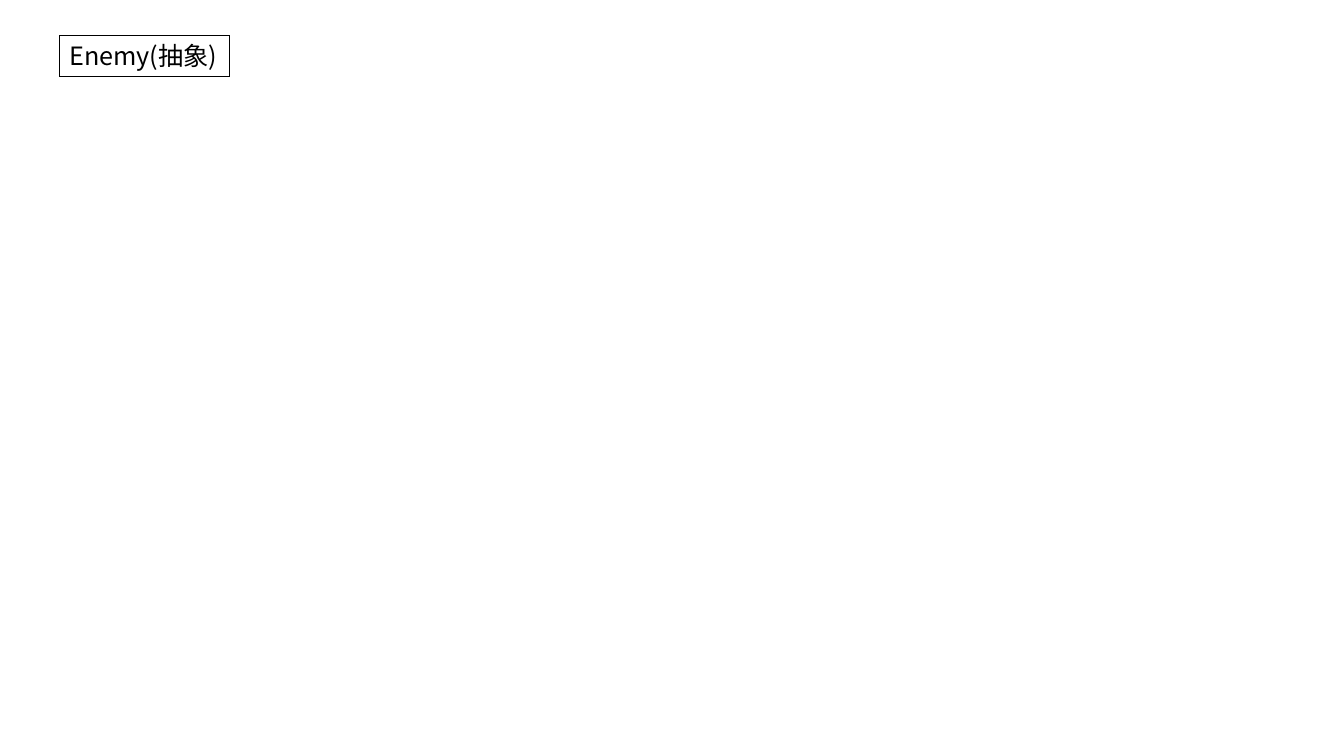
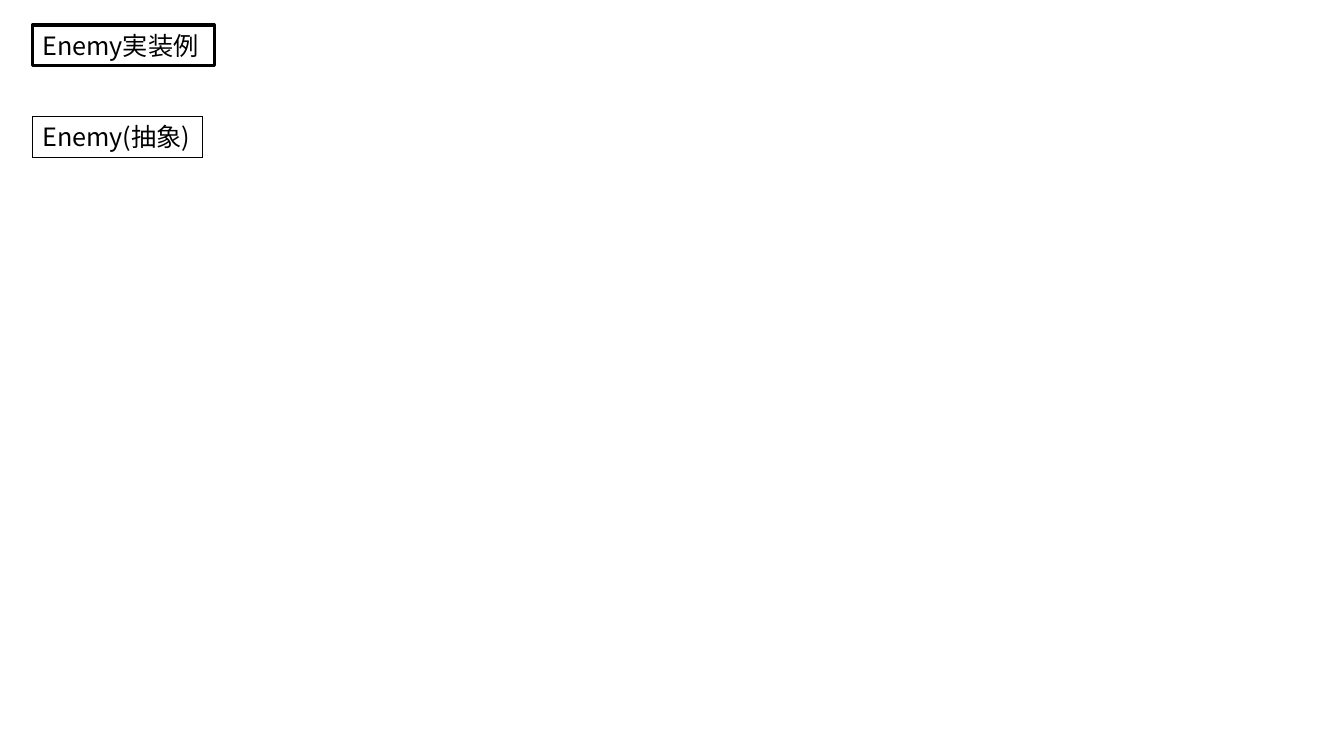
Before and after one commit to magnet15s/blackout_230604, a slide deck: slide 3 of class説明.pptx. Drawn at 1344x756 pixels with LibreOffice and Linux fonts; fonts in the diff are those of the drawing. Boxes give left, top, right and bottom in pixels: in the first picture for what was removed or moved away, otherwise in the second. Text is boxed around its words. In the diff, an @@ line names an element or a change of style, - is before the commit and + after.

```diff
--- a/class説明.pptx
+++ b/class説明.pptx
@@ rectangle added at [32,25,214,66], outline #000000 2.25 pt, 18 pt, text #000000 @@
+Enemy実装例
@@ rectangle "Enemy(抽象)": place and size @@
-rectangle "Enemy(抽象)" at [59,35,230,76]
+rectangle "Enemy(抽象)" at [32,117,203,157]
```
Also in this commit, not shown: 7 other files.
